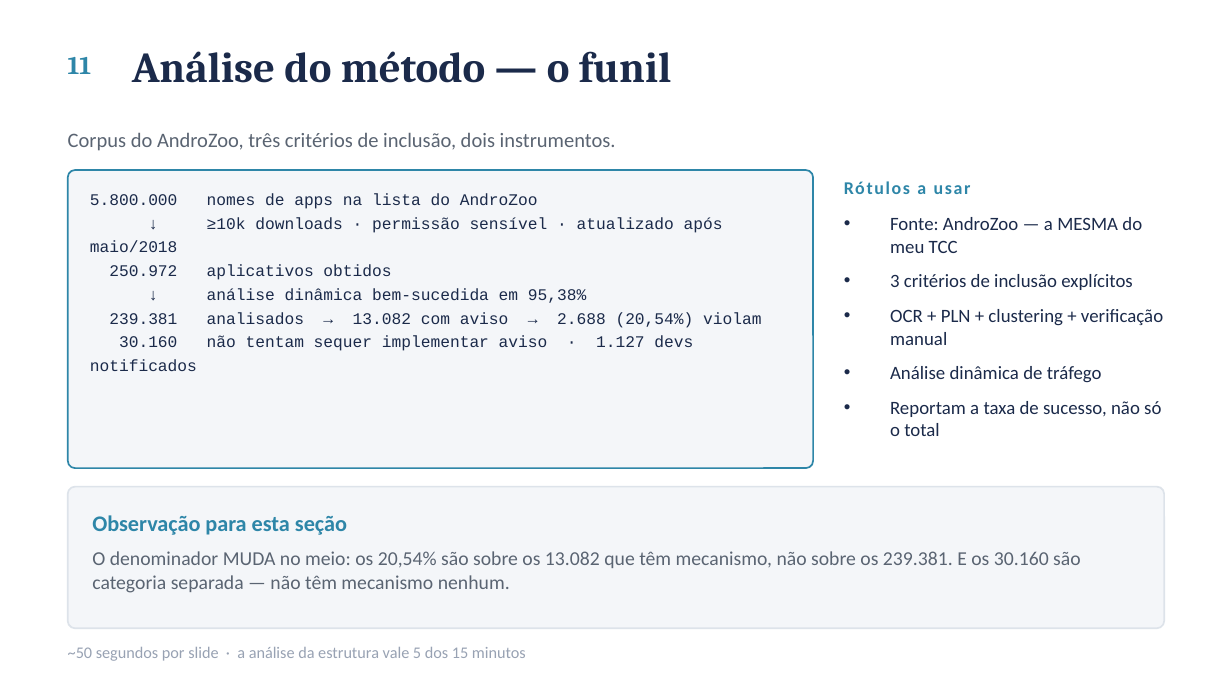
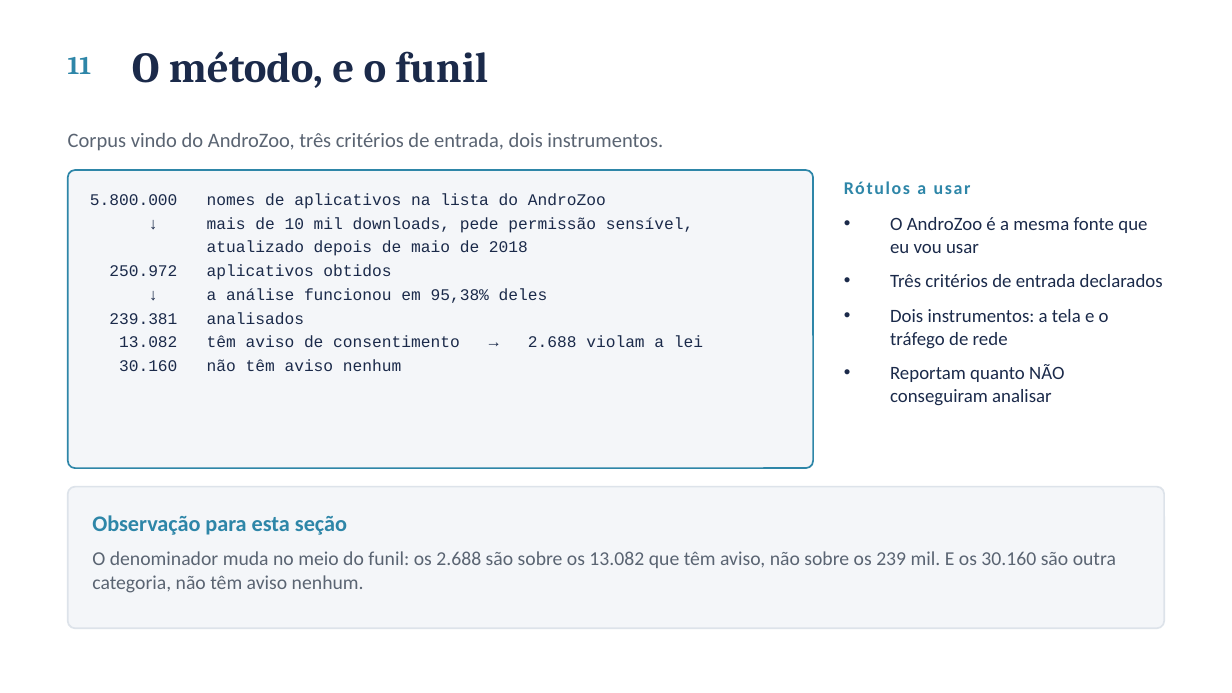
Before and after one commit to ClaudioAMF1/TCC, a slide deck: slide 12 of seminario/seminario-analise-de-artigo.pptx. Drawn at 1232x693 pixels with LibreOffice and Linux fonts; fonts in the diff are those of the drawing. Boxes give left, top, right and bottom in pixels: in the first picture for what was removed or moved away, otherwise in the second. Text is boxed around its words. In the diff, an @@ line names an element or a change of style, - is before the commit and + after.

```diff
--- a/seminario/seminario-analise-de-artigo.pptx
+++ b/seminario/seminario-analise-de-artigo.pptx
@@ text at box(132, 51, 489, 88): text changed @@
-Análise do método — o funil
+O método, e o funil
@@ text at box(68, 132, 663, 151): text changed @@
-Corpus do AndroZoo, três critérios de inclusão, dois instrumentos.
+Corpus vindo do AndroZoo, três critérios de entrada, dois instrumentos.
@@ text at box(90, 193, 694, 256): text changed @@
-5.800.000 nomes de apps na lista do AndroZoo
-↓ ≥10k downloads · permissão sensível · atualizado após maio/2018
+5.800.000 nomes de aplicativos na lista do AndroZoo
+↓ mais de 10 mil downloads, pede permissão sensível,
+atualizado depois de maio de 2018
@@ text at box(890, 217, 1163, 406): text changed @@
-• Fonte: AndroZoo — a MESMA do meu TCC
-• 3 critérios de inclusão explícitos
-• OCR + PLN + clustering + verificação manual
-• Análise dinâmica de tráfego
-• Reportam a taxa de sucesso, não só o total
+• O AndroZoo é a mesma fonte que eu vou usar
+• Três critérios de entrada declarados
+• Dois instrumentos: a tela e o tráfego de rede
+• Reportam quanto NÃO conseguiram analisar
@@ text at box(207, 288, 703, 371): text changed @@
-↓ análise dinâmica bem-sucedida em 95,38%
-239.381 analisados → 13.082 com aviso → 2.688 (20,54%) violam
-30.160 não tentam sequer implementar aviso · 1.127 devs notificados
+↓ a análise funcionou em 95,38% deles
+239.381 analisados
+13.082 têm aviso de consentimento → 2.688 violam a lei
+30.160 não têm aviso nenhum
@@ text at box(92, 551, 1116, 593): text changed @@
-O denominador MUDA no meio: os 20,54% são sobre os 13.082 que têm mecanismo, não sobre os 239.381. E os 30.160 são categoria separada — não têm mecanismo nenhum.
+O denominador muda no meio do funil: os 2.688 são sobre os 13.082 que têm aviso, não sobre os 239 mil. E os 30.160 são outra categoria, não têm aviso nenhum.
@@ text removed at box(68, 647, 526, 661) @@
-~50 segundos por slide · a análise da estrutura vale 5 dos 15 minutos
```
Also in this commit, not shown: 14 other slides changed, 3 other files.
